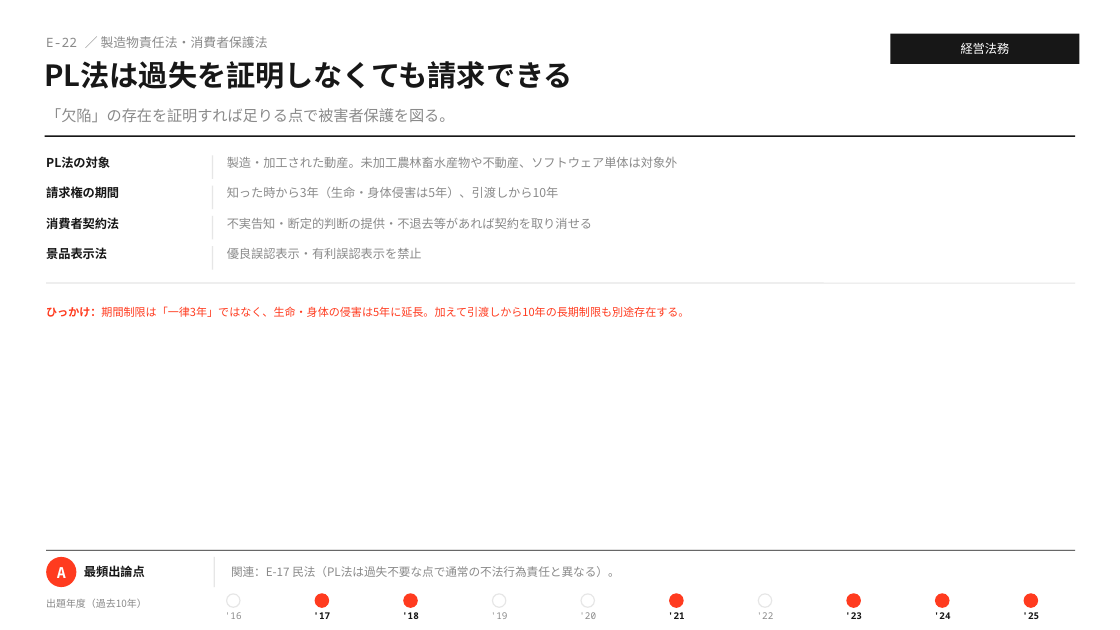
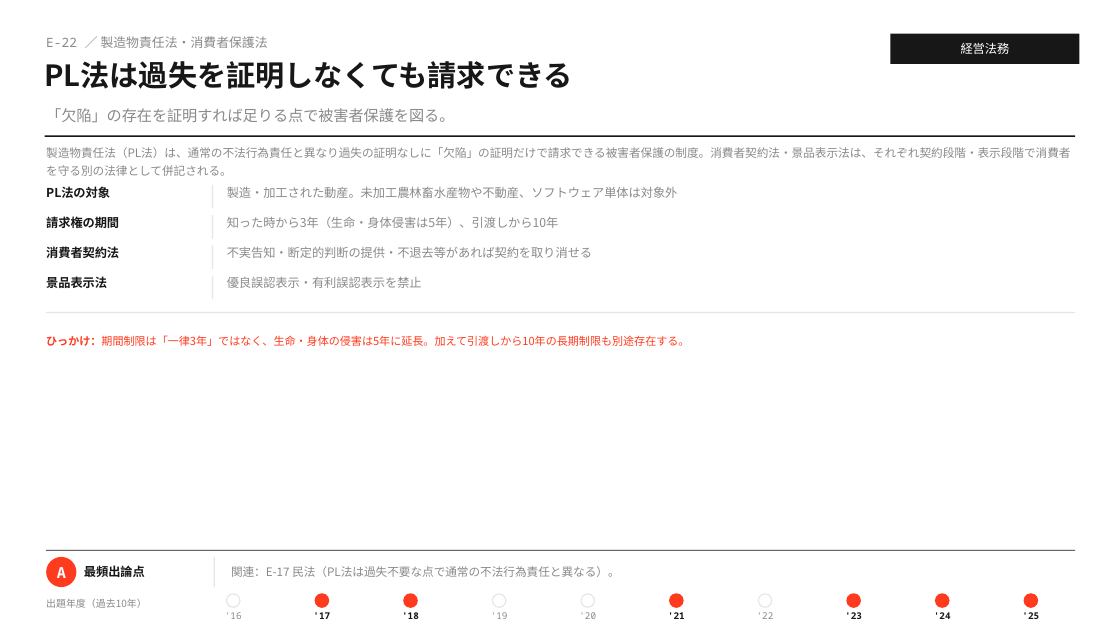
Before and after one commit to MasatoshiSano/SMEC, a slide deck: slide 38 of slides/1st_stage/E_business_law.pptx. Drawn at 1120x630 pixels with LibreOffice and Linux fonts; fonts in the diff are those of the drawing. Boxes give left, top, right and bottom in pixels: in the first picture for what was removed or moved away, otherwise in the second. Text is boxed around its words. In the diff, an @@ line names an element or a change of style, - is before the commit and + after.

```diff
--- a/slides/1st_stage/E_business_law.pptx
+++ b/slides/1st_stage/E_business_law.pptx
@@ text added at [46,147,1070,176], 10 pt, text #8A8A8A @@
+製造物責任法（PL法）は、通常の不法行為責任と異なり過失の証明なしに「欠陥」の証明だけで請求できる被害者保護の制度。消費者契約法・景品表示法は、それぞれ契約段階・表示段階で消費者を守る別の法律として併記される。
@@ line moved from (213, 155) - (213, 179) to (213, 276) - (213, 299) @@
@@ 9 texts, 1 line: place and size @@
-9 texts, 1 line at [46,156,1075,317]
+9 texts, 1 line at [46,186,1075,346]
```
Also in this commit, not shown: 26 other slides changed, 2 other files.
